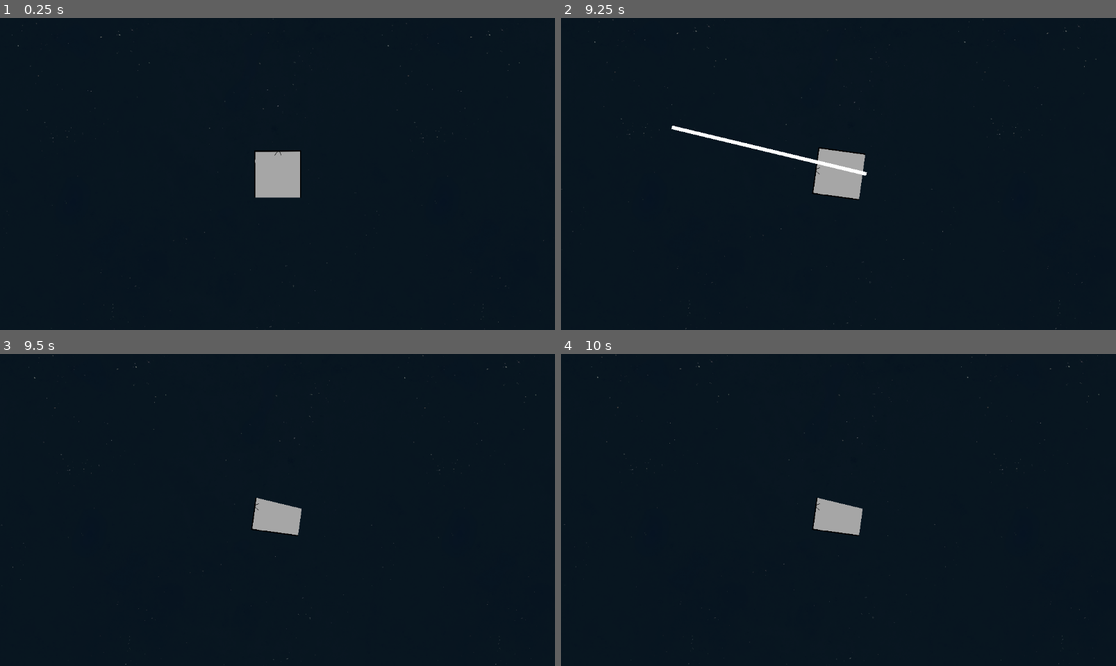
Above: before the commit, frames 1-4 (two rows, left to right).
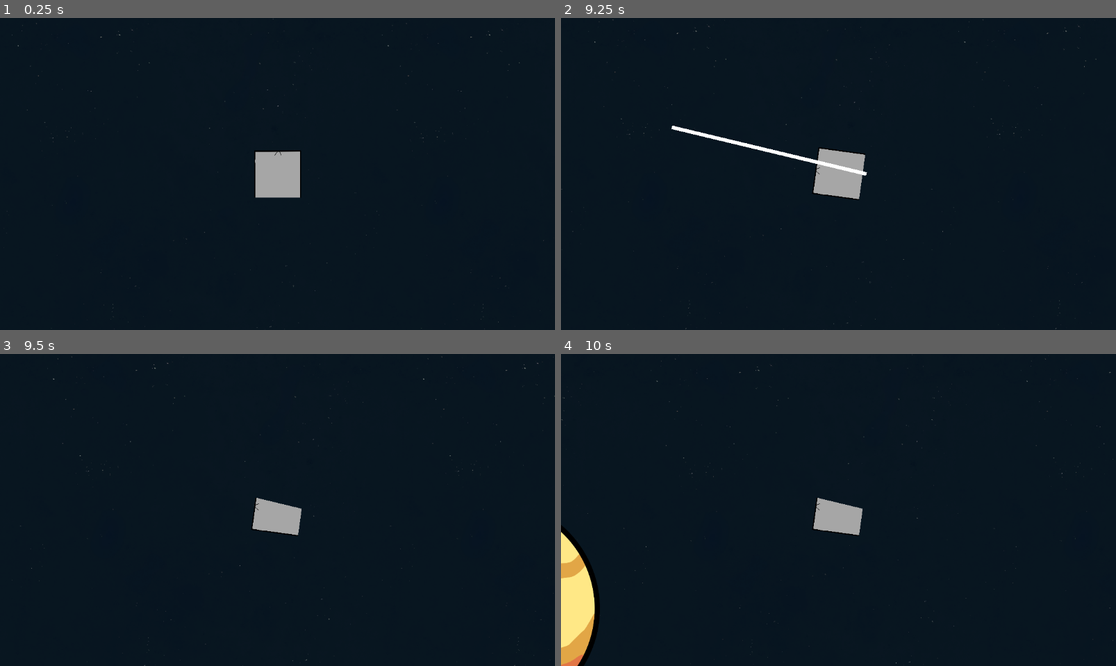
Above: after the commit, the same moments.

Repository: Dolphus2/NordicGameJam2026
Game: Godot game, scene res://scenes/game.tscn
The game is run twice, just before and just after one commit, with the same random seed, the same clock (stepped at 60 frames per second) and the same inputs. This scene is started directly instead of the project's main scene.
Inputs (mouse positions are in pixels of both pictures, inside the frame that each line leads up to):
- Up to frame 1 (0.25 s): no input
- Up to frame 2 (9.25 s): tap Enter at 0.5, 5.75 s; move the mouse to (810, 236) at 0.52 s; hold W (accel) 0.53-1.25 s; click (810, 236) at 0.67 s; tap Space at 1.25 s; drag from (1005, 220) to (810, 236) at 1.27 s; move the mouse to (672, 127) at 2.02 s; hold Q (roll_left) 2.03-2.75 s; drag from (866, 174) to (672, 127) at 2.77 s; move the mouse to (755, 96) at 3.52 s; hold Q (roll_left) 3.53-4.25 s; drag from (960, 158) to (755, 96) at 4.27 s; move the mouse to (727, 189) at 5.02 s; hold W (accel) 5.03-5.75 s; click (727, 189) at 5.17 s; drag from (894, 105) to (727, 189) at 5.77 s; move the mouse to (810, 236) at 6.52 s; hold E (roll_right) 6.53-7.25 s; drag from (1005, 220) to (810, 236) at 7.27 s; move the mouse to (672, 127) at 8.02 s; hold Q (roll_left) 8.03-8.75 s; drag from (866, 174) to (672, 127) at 8.77 s
- Up to frame 3 (9.5 s): no input
- Up to frame 4 (10 s): move the mouse to (755, 432) at 9.52 s; hold W (accel) from 9.53 s (still down); click (755, 432) at 9.67 s

Frames 1-2 are identical in both runs. In frame 3, less than 0.1% of the frame differs, in the area x 2-100%, y 0-100%; in frame 4, 2.5%, in the area x 0-100%, y 0-100%.
Error before the commit: Assertion failed. (res://scripts/player.gd:160)

Commit message:
velocity

Diff:
--- a/project.godot
+++ b/project.godot
@@ -11,7 +11,7 @@
 [application]
 
 config/name="NordicGameJam2026"
-run/main_scene="uid://01rjvcv7a1o1"
+run/main_scene="uid://ckwrmvahd8e7l"
 config/features=PackedStringArray("4.6", "Forward Plus")
 config/icon="res://icon.svg"
 
--- a/scenes/game.tscn
+++ b/scenes/game.tscn
@@ -40,7 +40,6 @@
 
 [node name="Player" parent="." unique_id=1597567515 instance=ExtResource("1_uwrxv")]
 position = Vector2(2, -9)
-speed = 400
 
 [node name="Slicer" parent="Player" unique_id=2086154053 instance=ExtResource("2_yqjtg")]
 position = Vector2(-2, 9)
--- a/scenes/player.tscn
+++ b/scenes/player.tscn
@@ -5,7 +5,6 @@
 
 [node name="Player" type="CharacterBody2D" unique_id=1597567515]
 script = ExtResource("1_3vyb7")
-speed = null
 
 [node name="CollisionPolygon2D" type="CollisionPolygon2D" parent="." unique_id=1209824633]
 polygon = PackedVector2Array(66, 66, -66, 66, -66, -66, 66, -66)
--- a/scripts/player.gd
+++ b/scripts/player.gd
@@ -9,7 +9,7 @@
 #const JUMP_VELOCITY = -400.0
 const ROT_SPEED = 1
 #const ACCELERATION = 200
-const THROW_SPEED = 100
+const THROW_SPEED = 400
 # Keep between 0-1, 1 is real conservation of momentum, 0 ignores the previous momentum.
 const PREV_MOMENTUM_FACTOR = 1
 
@@ -124,22 +124,18 @@
 	#print("deltaV= v1 - V")
 	return vs
 
-	#var throw_dir: Vector2 = (position - get_polygon_centroid(poly)).normalized()
-	#var v1 = 1/mass * (PREV_MOMENTUM_FACTOR * DUMMY_INIT_AREA * velocity - small_area * THROW_SPEED * throw_dir)
-	##deltaV =
-	##velocity =
-	#velocity = 1/(DUMMY_INIT_AREA-small_area) * (PREV_MOMENTUM_FACTOR * DUMMY_INIT_AREA * velocity - small_area * THROW_SPEED * throw_dir)
-
-
 func cut_player(slice_start, slice_end) -> Array[PackedVector2Array]:
 	var player_poly = $CollisionPolygon2D.polygon
 	var polygons = get_cut_polygons(player_poly, slice_start, slice_end)
 
 	if polygons.size() >= 2: # Can optimize this with an earlier check if necessary
 		var V = get_velocity()
-		get_velocity_pieces(polygons, player_poly, V) # fully functional
+		var vs = get_velocity_pieces(polygons, player_poly, V) # fully functional, does not modify state
 
 		# Update all pieces.
+		# ...
+
+		set_velocity(vs[0])
 
 		# Update collision
 		$CollisionPolygon2D.set_deferred("polygon", polygons[0])
@@ -156,8 +152,8 @@
 	# Cut the player into pieces and apply directional velocity for each piece.
 	var polys = cut_player(slice_start, slice_end)
 
-	for poly in polys:
-		assert(poly != $CollisionPolygon2D.polygon) #ensure it is not the player
+	#for poly in polys:
+		# assert(poly != $CollisionPolygon2D.polygon) #ensure it is not the player
 
 
 
